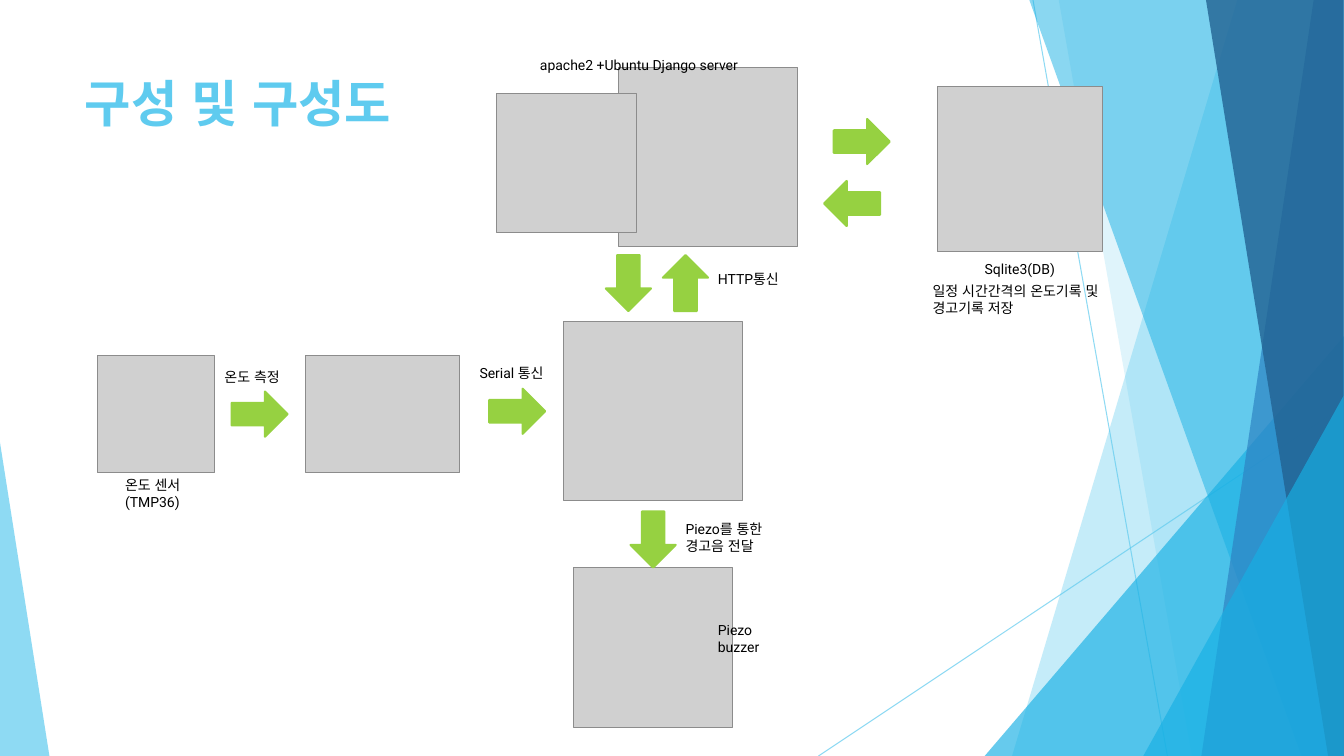
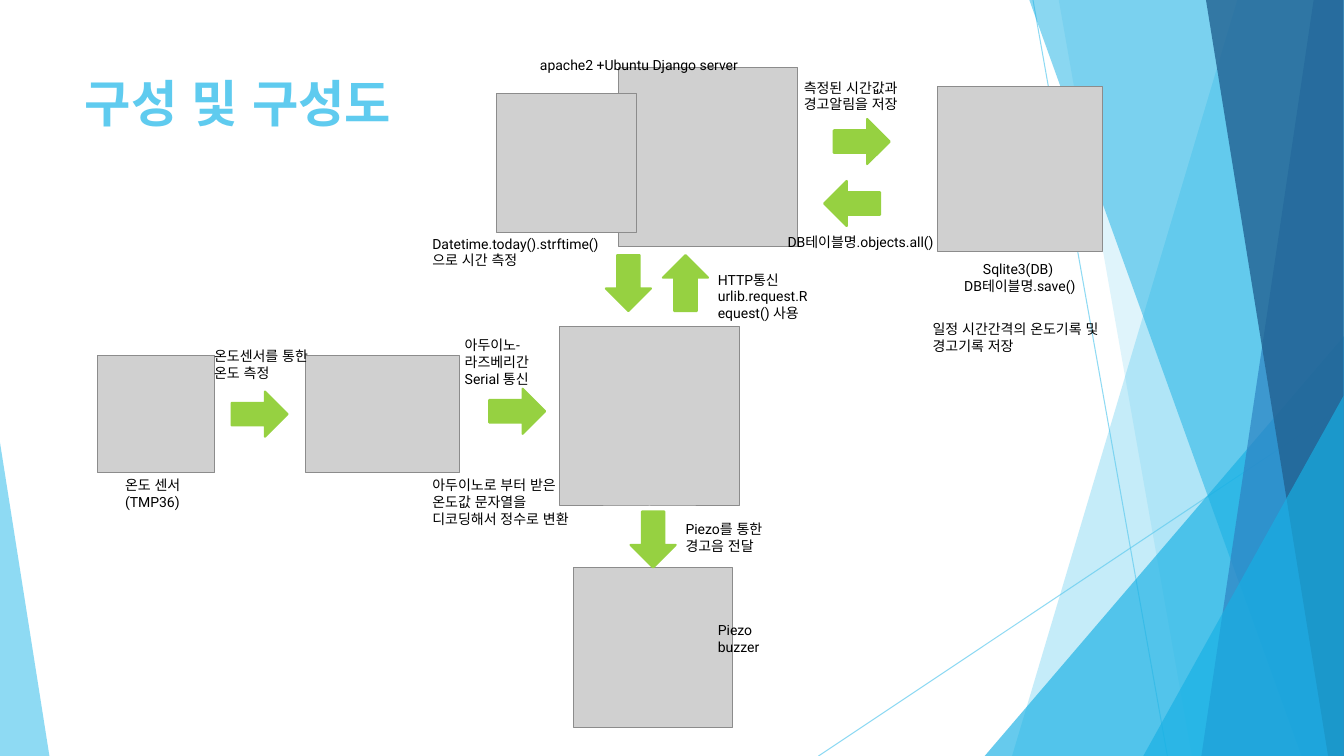
Before and after one commit to esang0302/2018-warm-up-team, a slide deck: slide 5 of WARMUP-TEAM PROJECT.pptx. Drawn at 1344x756 pixels with LibreOffice and Linux fonts; fonts in the diff are those of the drawing; grey boxes stand for pictures. Boxes give left, top, right and bottom in pixels: in the first picture for what was removed or moved away, otherwise in the second. Text is boxed around its words. In the diff, an @@ line names an element or a change of style, - is before the commit and + after.

```diff
--- a/WARMUP-TEAM PROJECT.pptx
+++ b/WARMUP-TEAM PROJECT.pptx
@@ text added at (x1=804, y1=81, x2=898, y2=110), 10 pt, text #000000 @@
+측정된 시간값과 경고알림을 저장
@@ text added at (x1=432, y1=238, x2=598, y2=266), 10 pt, text #000000 @@
+Datetime.today().strftime() 으로 시간 측정
@@ text added at (x1=788, y1=234, x2=934, y2=250), 10 pt, text #000000 @@
+DB테이블명.objects.all()
@@ text at (x1=718, y1=290, x2=808, y2=319): paragraph added @@
+urlib.request.Request() 사용
@@ text at (x1=964, y1=279, x2=1075, y2=294): paragraph added @@
+DB테이블명.save()
@@ picture moved from (x1=564, y1=322, x2=743, y2=501) to (x1=561, y1=327, x2=740, y2=506) @@
@@ text "일정 시간간격의 온도기록 및 경고기록 ..." moved from (x1=933, y1=284, x2=1099, y2=314) to (x1=933, y1=320, x2=1099, y2=352) @@
@@ text at (x1=214, y1=349, x2=308, y2=382): text changed @@
-온도 측정
+온도센서를 통한 온도 측정
@@ text "아두이노-라즈베리간" moved from (x1=480, y1=366, x2=544, y2=379) to (x1=465, y1=338, x2=529, y2=385) @@
@@ text at (x1=465, y1=338, x2=529, y2=368): paragraph added @@
+아두이노-라즈베리간
@@ text added at (x1=432, y1=478, x2=569, y2=525), 10 pt, text #000000 @@
+아두이노로 부터 받은 온도값 문자열을 디코딩해서 정수로 변환
```
Also in this commit, not shown: 4 other slides changed, 1 slide added, 1 slide removed.
